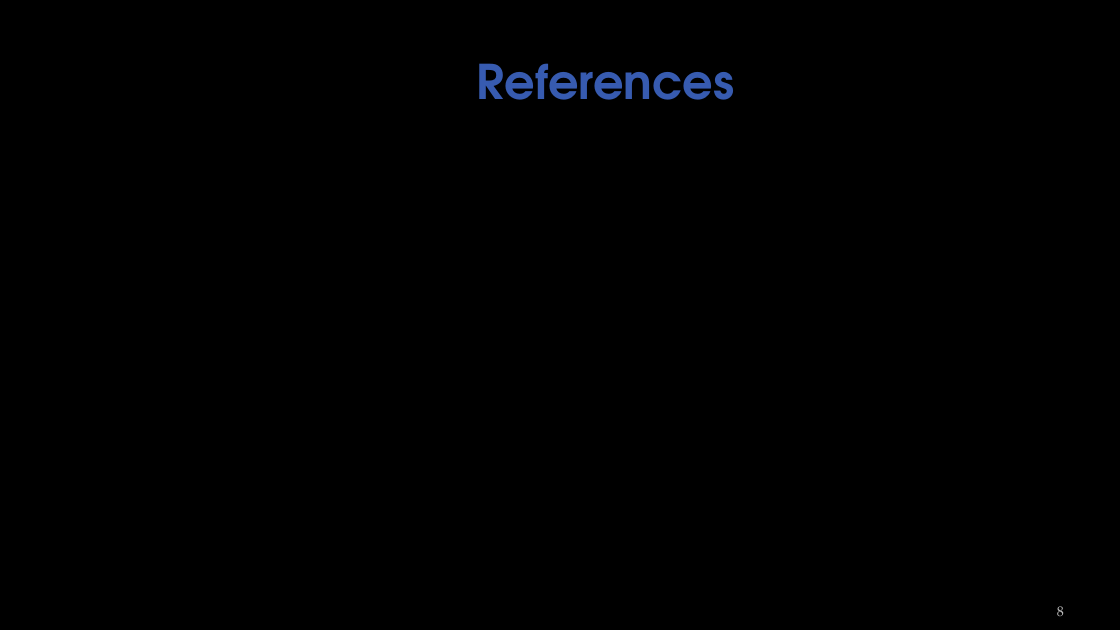
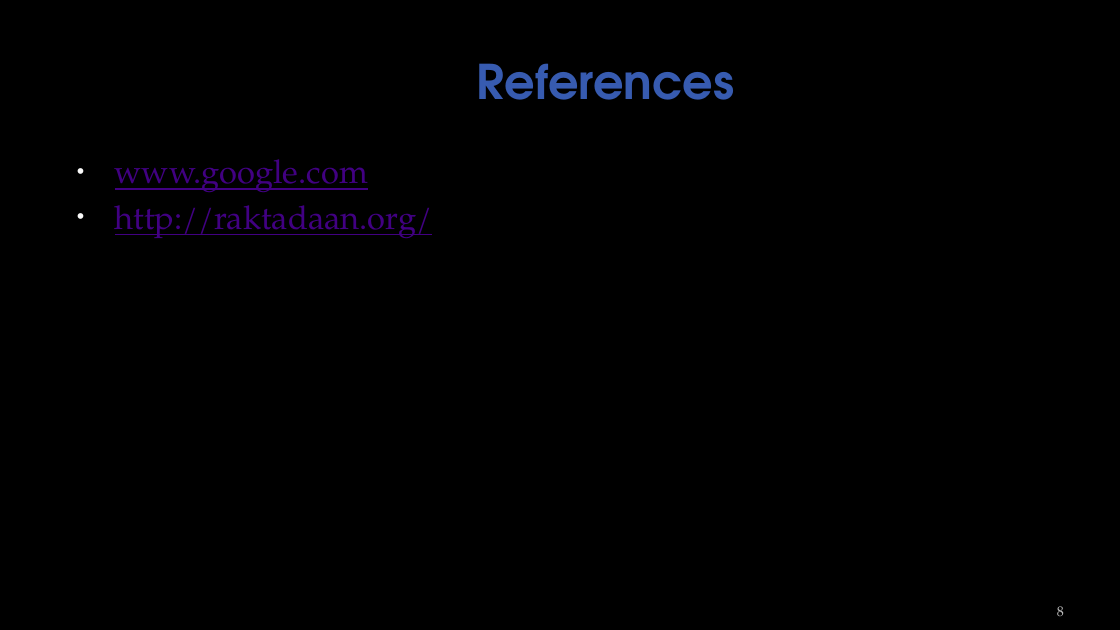
Before and after one commit to sumitbajracharya/blooddonation, a slide deck: slide 8 of Reference/ONLINE BLOOD DONATION.pptx. Drawn at 1120x630 pixels with LibreOffice and Linux fonts; fonts in the diff are those of the drawing; background and template pictures are left out. Boxes give left, top, right and bottom in pixels: in the first picture for what was removed or moved away, otherwise in the second. Text is boxed around its words. In the diff, an @@ line names an element or a change of style, - is before the commit and + after.

Commit message:
updated ppt

```diff
--- a/Reference/ONLINE BLOOD DONATION.pptx
+++ b/Reference/ONLINE BLOOD DONATION.pptx
@@ text added at (115,159,433,238), 28 pt, text #410082, underline @@
+• www.google.com
+• http://raktadaan.org/
```
